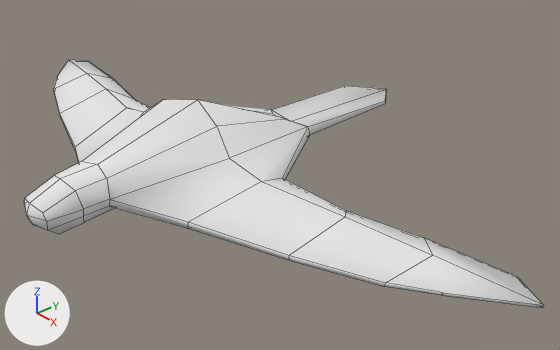
The Blender file assets/birdSimple02.blend, before and after one commit.
Before and after are seen from a 50 mm lens placed at (1.198, -0.851, 0.733), pointed at (0.063, 0.161, -0.074). The axes (+X, +Y, +Z) are drawn at lower left. The lights are the same throughout. Mesh edges are drawn as thin lines.

The scene before the commit, as lines of its bpy script (objects in view):
```python
me_birdleft = bpy.data.meshes.new('birdLeft')
me_birdleft.from_pydata(...)  # 108 vertices, 106 faces; spans x -1.5..1.5, y -0.78..1.16, z -0.38..0.05
me_birdleft.polygons.foreach_set('use_smooth', [True] * 106)
me_birdleft.materials.append(mat_birdmaterial)  # its picture is missing
ob_bird = bpy.data.objects.new('bird', me_birdleft)
ob_bird.location = (0.0, 0.0, 0.107)
ob_bird.scale = (0.5, 0.5, 0.5)
```
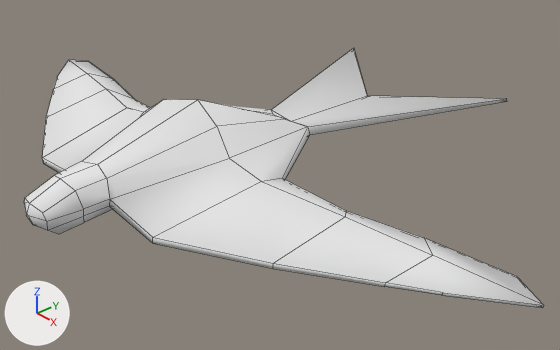
Changed parts and their boxes (x1, y1, x2, y2) in the pictures (560 x 350 px):
'bird', reshaped, modifiers changed
    before: (24, 60, 543, 308)
    after: (24, 48, 543, 308)
part 1 of me_birdleft, cut back
    before: (54, 86, 387, 286)
    after: (42, 48, 507, 286)

Patch to the scene script:
```diff
--- a/assets/birdSimple02.blend.py
+++ b/assets/birdSimple02.blend.py
@@ me_birdleft @@
 # used by ob_bird; location = (0.0, 0.0, 0.107); scale = (0.5, 0.5, 0.5)
-me_birdleft.from_pydata(...)  # 108 vertices, 106 faces; spans x -1.5..1.5, y -0.78..1.16, z -0.38..0.05
+me_birdleft.from_pydata(...)  # 62 vertices, 53 faces; spans x 0.0..1.5, y -0.78..1.46, z -0.38..0.05
+# me_birdleft part 1
+# 48 vertices are removed from x -1.5..0.0, y -0.75..1.16, z -0.33..0.01
+# 56 faces are deleted
+# 10 vertices move from x 0.13..1.11, y -0.37..1.0, z -0.26..-0.19 to x 0.29..1.11, y -0.52..1.46, z -0.26..-0.19
+# 2 vertices are added at (0.0, 1.02, -0.22), (0.0, 1.02, -0.21)
+# 3 new faces join them
 me_birdleft.materials.append(mat_birdmaterial)
@@ ob_bird @@
 ob_bird.scale = (0.5, 0.5, 0.5)
+_m = ob_bird.modifiers.new('Mirror', 'MIRROR')
```
